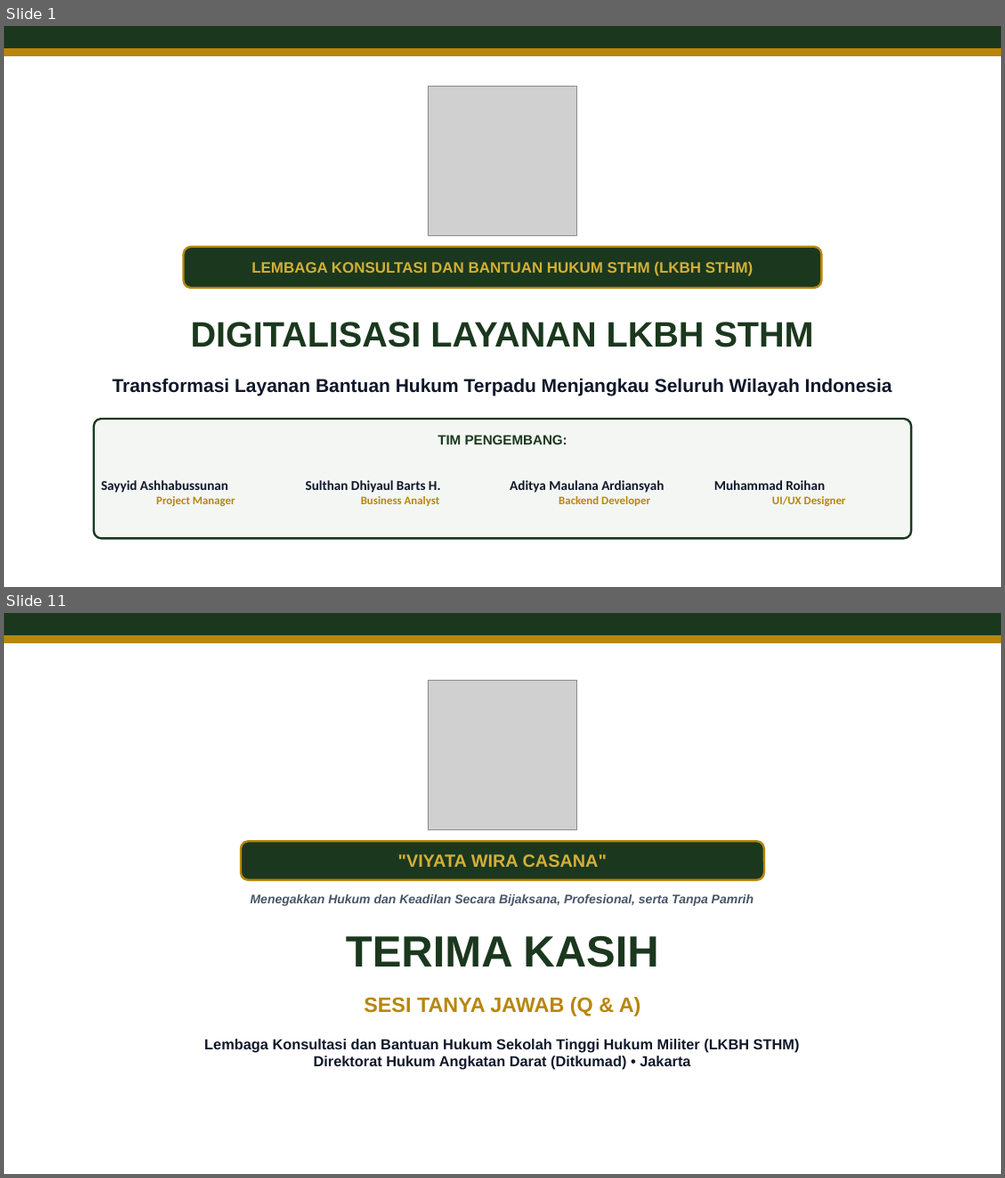
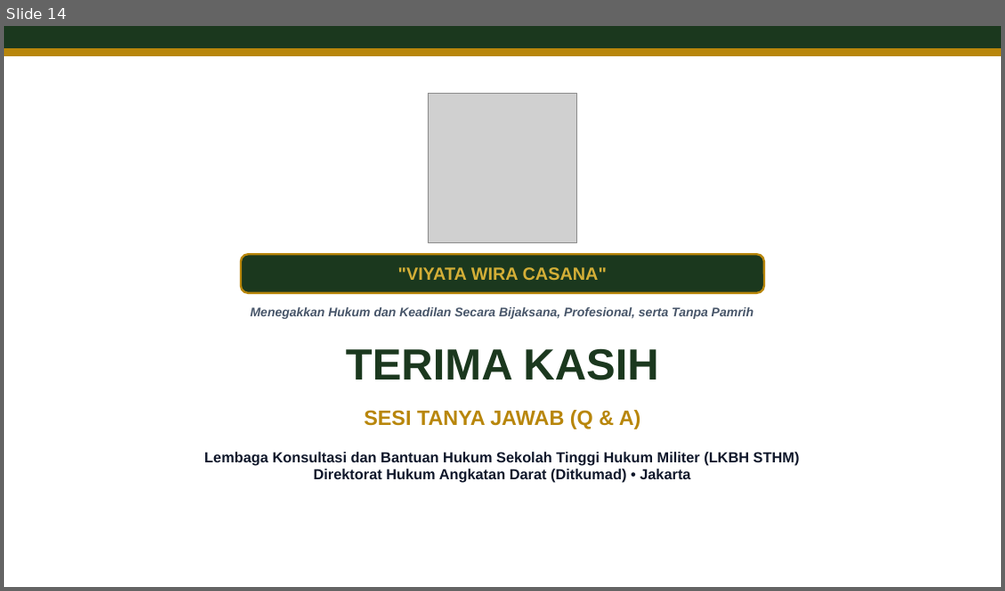
Before and after one commit to Antitesis08/LBHSTHM, a slide deck: public/img/LBH_STHM_Digitalisasi_Presentasi.pptx. Shown one above the other, each under a label of ours: slides 1 and 11 before the commit, slide 14 after it; the slides between them are not shown. The pictures are 1005x1178 and 1005x591 pixels, drawn with LibreOffice and Linux fonts; fonts in the diff are those of the drawing; grey boxes stand for pictures. Boxes give left, top, right and bottom in pixels: in the first picture for what was removed or moved away, otherwise in the second. Text is boxed around its words. In the diff, an @@ line names an element or a change of style, - is before the commit and + after.

Commit message:
feat: integrasi slide CV Sulthan, CV Aditya, dan struktur organisasi LKBH STHM ke presentasi

```diff
--- a/public/img/LBH_STHM_Digitalisasi_Presentasi.pptx
+++ b/public/img/LBH_STHM_Digitalisasi_Presentasi.pptx
@@ slide 1 removed at (4,26,1001,587), background #FFFFFF @@
@@ rectangle removed at (4,26,1001,48) @@
@@ rectangle removed at (4,48,1001,56) @@
@@ picture removed at (428,86,577,235) @@
@@ rounded rectangle removed at (184,247,821,288) @@
@@ text removed at (251,261,753,276) @@
-LEMBAGA KONSULTASI DAN BANTUAN HUKUM STHM (LKBH STHM)
@@ text removed at (191,321,814,347) @@
-DIGITALISASI LAYANAN LKBH STHM
@@ text removed at (113,378,892,396) @@
-Transformasi Layanan Bantuan Hukum Terpadu Menjangkau Seluruh Wilayah Indonesia
@@ rounded rectangle removed at (94,418,911,539) @@
@@ text removed at (437,435,567,444) @@
-TIM PENGEMBANG:
@@ text removed at (101,480,235,506) @@
-Sayyid Ashhabussunan
-Project Manager
@@ text removed at (306,480,441,506) @@
-Sulthan Dhiyaul Barts H.
-Business Analyst
@@ text removed at (510,480,663,506) @@
-Aditya Maulana Ardiansyah
-Backend Developer
@@ text removed at (714,480,846,506) @@
-Muhammad Roihan
-UI/UX Designer
@@ what was slide 11 is now slide 14 @@
```
Also in this commit, not shown: 7 slides changed, 6 slides added, 2 other slides removed, 11 other files.
